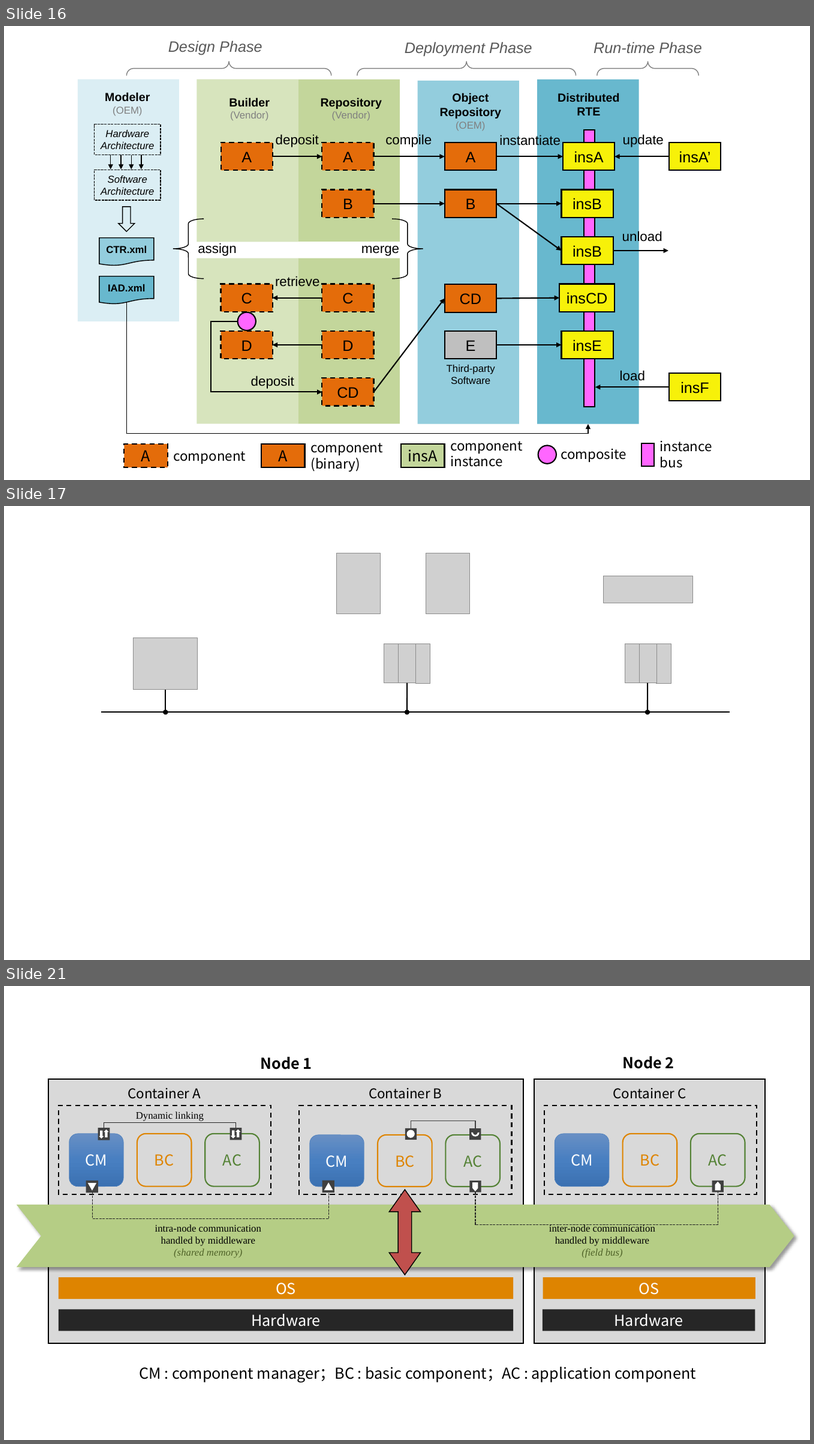
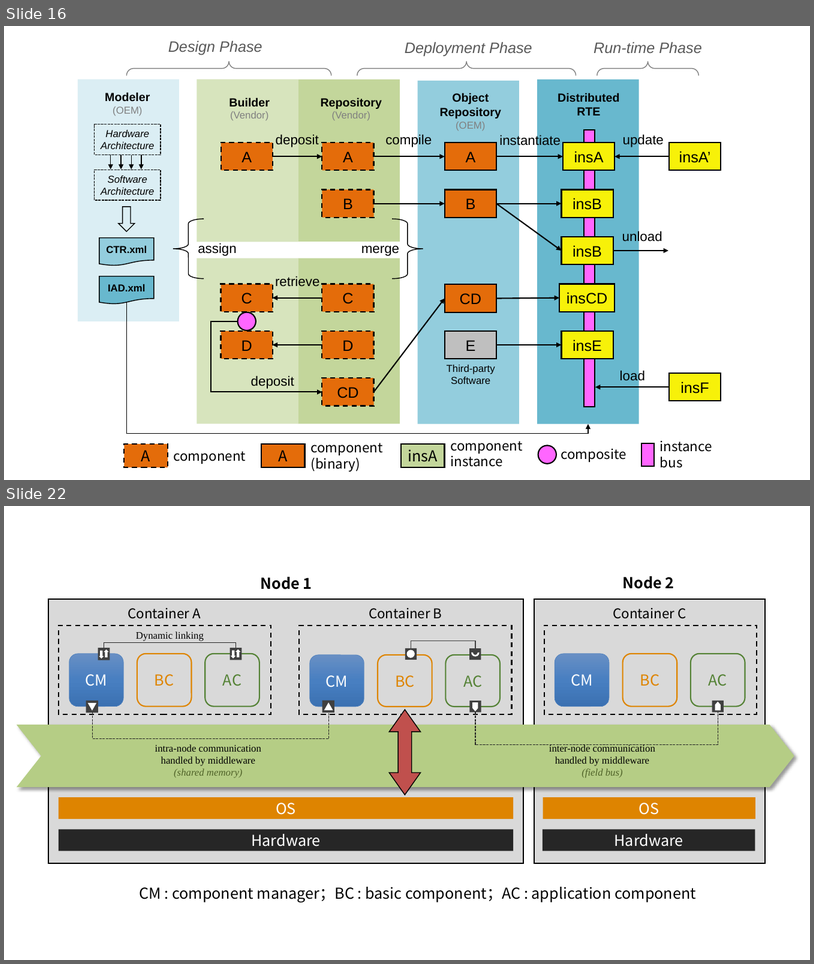
Before and after one commit to NTESEC-zg/OSAI, a slide deck: PPT/Component Model.pptx. Shown one above the other, each under a label of ours: slides 16, 17 and 21 before the commit, slides 16 and 22 after it; the slides between them are not shown. The pictures are 814x1444 and 814x964 pixels, drawn with LibreOffice and Linux fonts; fonts in the diff are those of the drawing; grey boxes stand for pictures. Boxes give left, top, right and bottom in pixels: in the first picture for what was removed or moved away, otherwise in the second. Text is boxed around its words. In the diff, an @@ line names an element or a change of style, - is before the commit and + after.

```diff
--- a/PPT/Component Model.pptx
+++ b/PPT/Component Model.pptx
@@ slide 17 removed at (4,506,810,960), background #FFFFFF @@
@@ picture removed at (337,553,381,613) @@
@@ picture removed at (426,553,470,613) @@
@@ picture removed at (603,576,693,603) @@
@@ picture removed at (134,637,198,690) @@
@@ picture removed at (384,643,399,682) @@
@@ picture removed at (398,644,416,683) @@
@@ picture removed at (416,644,431,683) @@
@@ picture removed at (625,643,640,682) @@
@@ picture removed at (640,644,657,683) @@
@@ picture removed at (657,644,671,683) @@
@@ arrow removed from (408, 682) to (408, 712) @@
@@ arrow removed from (648, 682) to (648, 712) @@
@@ arrow removed from (165, 690) to (165, 712) @@
@@ line removed from (101, 712) to (731, 712) @@
@@ what was slide 21 is now slide 22 @@
```
Also in this commit, not shown: 3 slides changed, 3 slides added, 8 other files.
